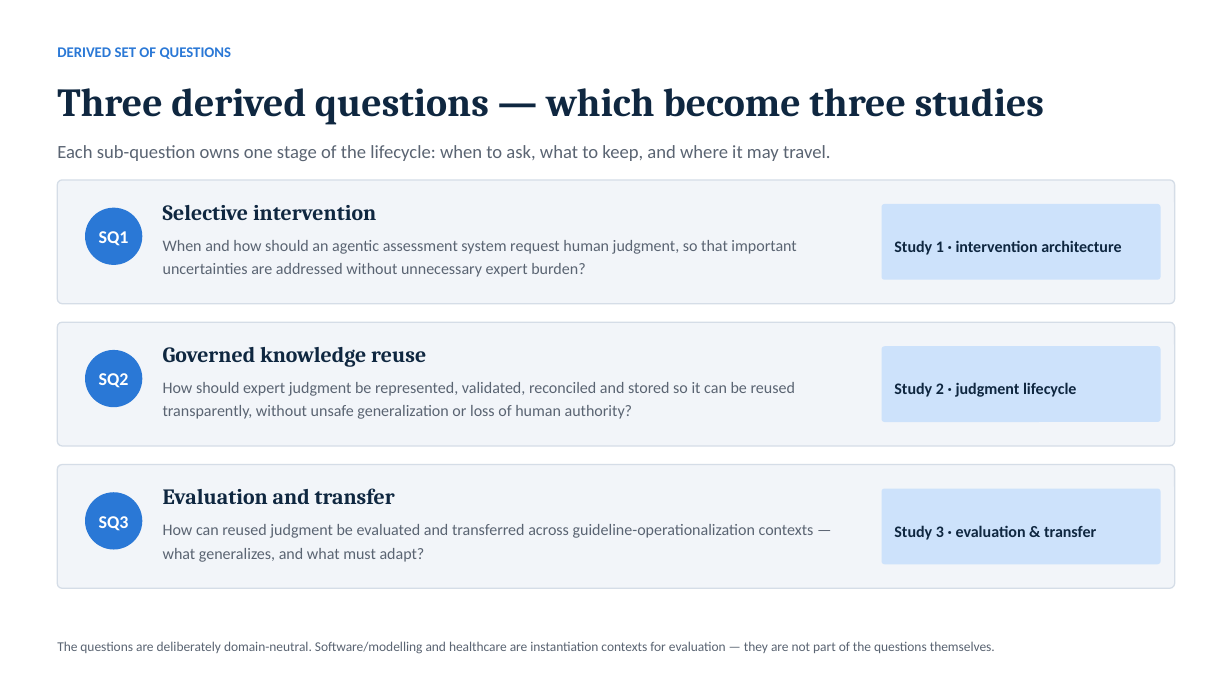
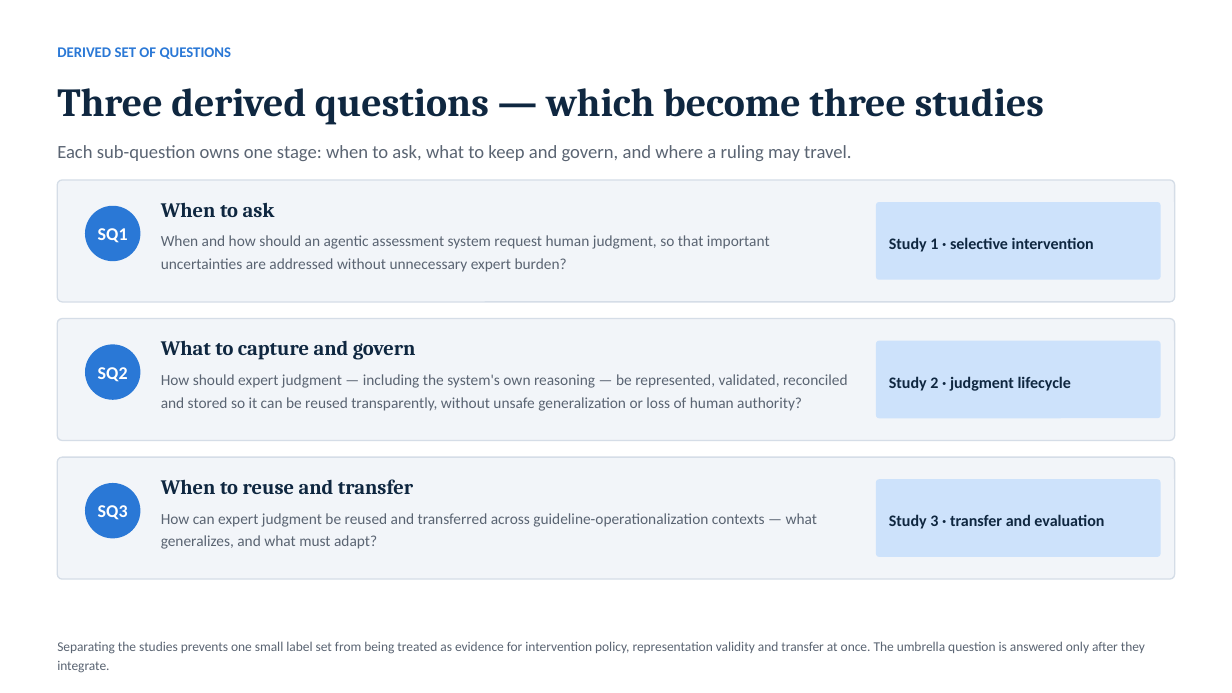
Before and after one commit to AliHamed17/vego-ai-research, a slide deck: slide 7 of outputs/course-presentation/VEGO-AI - IS Research Seminar - Final Presentation.pptx. Drawn at 1232x693 pixels with LibreOffice and Linux fonts; fonts in the diff are those of the drawing. Boxes give left, top, right and bottom in pixels: in the first picture for what was removed or moved away, otherwise in the second. Text is boxed around its words. In the diff, an @@ line names an element or a change of style, - is before the commit and + after.

```diff
--- a/outputs/course-presentation/VEGO-AI - IS Research Seminar - Final Presentation.pptx
+++ b/outputs/course-presentation/VEGO-AI - IS Research Seminar - Final Presentation.pptx
@@ text at (57,145,851,161): text changed @@
-Each sub-question owns one stage of the lifecycle: when to ask, what to keep, and where it may travel.
+Each sub-question owns one stage: when to ask, what to keep and govern, and where a ruling may travel.
@@ text at (161,202,275,217): text changed; size 17 to 16 pt @@
-Selective intervention
+When to ask
@@ rounded rectangle: place and size @@
-rounded rectangle at (882,204,1161,280)
+rounded rectangle at (876,202,1161,280)
@@ text at (161,235,770,272): size 12.5 to 12 pt @@
@@ text at (889,237,1094,252): text changed @@
-Study 1 · intervention architecture
+Study 1 · selective intervention
@@ rounded rectangle: place and size @@
-rounded rectangle at (57,323,1175,446)
+rounded rectangle at (57,319,1175,441)
@@ ellipse "SQ2": place and size @@
-ellipse "SQ2" at (85,350,142,408)
+ellipse "SQ2" at (85,345,140,400)
@@ text at (161,340,848,411): text changed; size 12.5 to 12 pt @@
-Governed knowledge reuse
-How should expert judgment be represented, validated, reconciled and stored so it can be reused transparently, without unsafe generalization or loss of human authority?
+What to capture and govern
+How should expert judgment — including the system's own reasoning — be represented, validated, reconciled and stored so it can be reused transparently, without unsafe generalization or loss of human authority?
@@ rounded rectangle: place and size @@
-rounded rectangle at (882,347,1161,422)
+rounded rectangle at (876,341,1161,419)
@@ text "Study 2 · judgment lifecycle": place and size @@
-text "Study 2 · judgment lifecycle" at (894,382,1076,397)
+text "Study 2 · judgment lifecycle" at (889,376,1071,391)
@@ rounded rectangle: place and size @@
-rounded rectangle at (57,465,1175,589)
+rounded rectangle at (57,457,1175,579)
@@ text at (161,479,817,549): text changed; size 12.5 to 12 pt @@
-Evaluation and transfer
-How can reused judgment be evaluated and transferred across guideline-operationalization contexts — what generalizes, and what must adapt?
+When to reuse and transfer
+How can expert judgment be reused and transferred across guideline-operationalization contexts — what generalizes, and what must adapt?
@@ ellipse "SQ3": place and size @@
-ellipse "SQ3" at (85,493,142,550)
+ellipse "SQ3" at (85,483,140,539)
@@ rounded rectangle: place and size @@
-rounded rectangle at (882,489,1161,565)
+rounded rectangle at (876,480,1161,557)
@@ text at (889,514,1104,529): text changed @@
-Study 3 · evaluation & transfer
+Study 3 · transfer and evaluation
@@ text at (57,641,1145,673): text changed @@
-The questions are deliberately domain-neutral. Software/modelling and healthcare are instantiation contexts for evaluation — they are not part of the questions themselves.
+Separating the studies prevents one small label set from being treated as evidence for intervention policy, representation validity and transfer at once. The umbrella question is answered only after they integrate.
```
Also in this commit, not shown: 6 other slides changed, 13 slides added, 11 slides removed, 28 other files.
